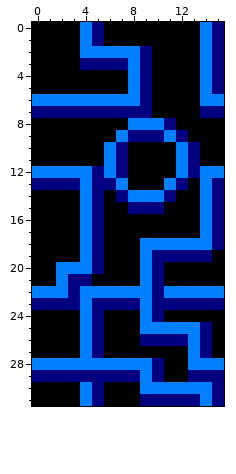
Edited in one commit: pixel-art sprite (assets/breakout_bg.png). The picture above is the old version.
The file is 16x32 pixels.
The same view after the edit:
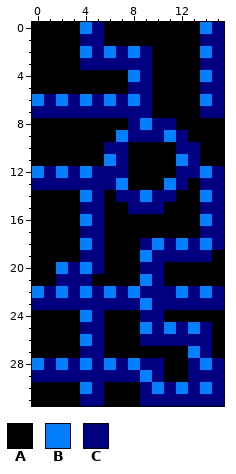
Palette (. is transparent): A #000000  B #0080ff  C #000080
The exact change:
y 1: x 4 B -> C; x 14 B -> C
y 2: x 5 B -> C; x 7 B -> C
y 3: x 8 B -> C; x 14 B -> C
y 5: x 8 B -> C; x 14 B -> C
y 6: x 1 B -> C; x 3 B -> C; x 5 B -> C; x 7 B -> C; x 15 B -> C
y 8: x 8 B -> C; x 10 B -> C
y 10: x 6 B -> C; x 12 B -> C
y 12: x 1 B -> C; x 3 B -> C; x 6 B -> C; x 12 B -> C; x 15 B -> C
y 13: x 4 B -> C; x 14 B -> C
y 14: x 8 B -> C; x 10 B -> C
y 15: x 4 B -> C; x 14 B -> C
y 17: x 4 B -> C; x 14 B -> C
y 18: x 9 B -> C; x 11 B -> C; x 13 B -> C
y 19: x 4 B -> C
y 20: x 3 B -> C; x 9 B -> C
y 21: x 2 B -> C
y 22: x 1 B -> C; x 5 B -> C; x 7 B -> C; x 9 B -> C; x 11 B -> C; x 13 B -> C; x 15 B -> C
y 23: x 4 B -> C
y 24: x 9 B -> C
y 25: x 4 B -> C; x 10 B -> C; x 12 B -> C
y 26: x 13 B -> C
y 27: x 4 B -> C
y 28: x 1 B -> C; x 3 B -> C; x 5 B -> C; x 7 B -> C; x 9 B -> C; x 13 B -> C; x 15 B -> C
y 30: x 9 B -> C; x 11 B -> C; x 13 B -> C
y 31: x 4 B -> C; x 14 B -> C
